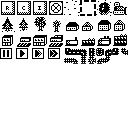
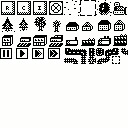
Layered file, before and after one edit (128×128). Changes by layer:
painted on "Background" over left=0, top=0, right=128, bottom=128
